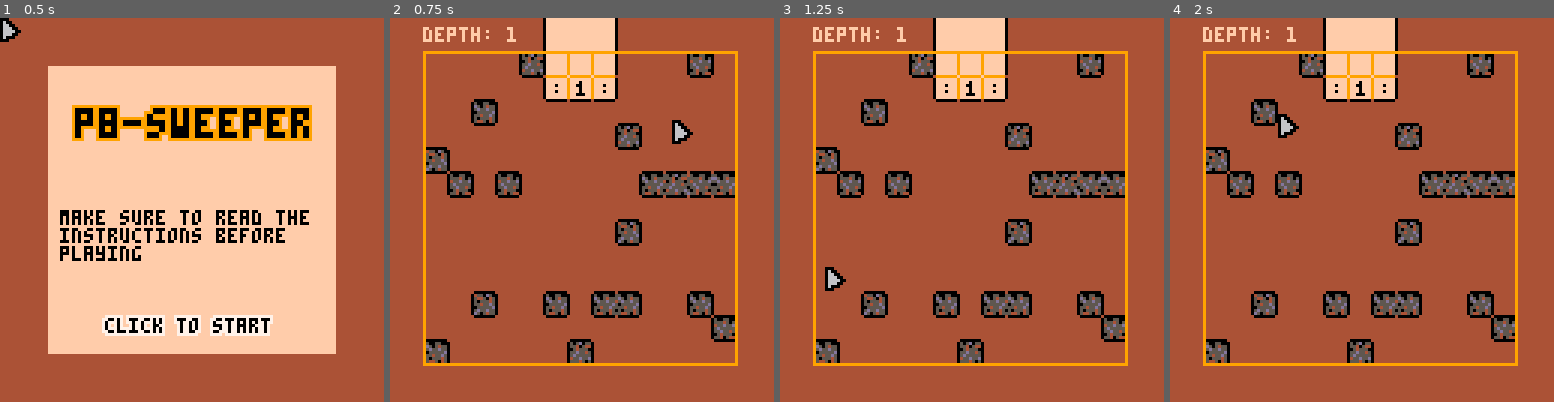
Above: before the commit, frames 1-4 (left to right).
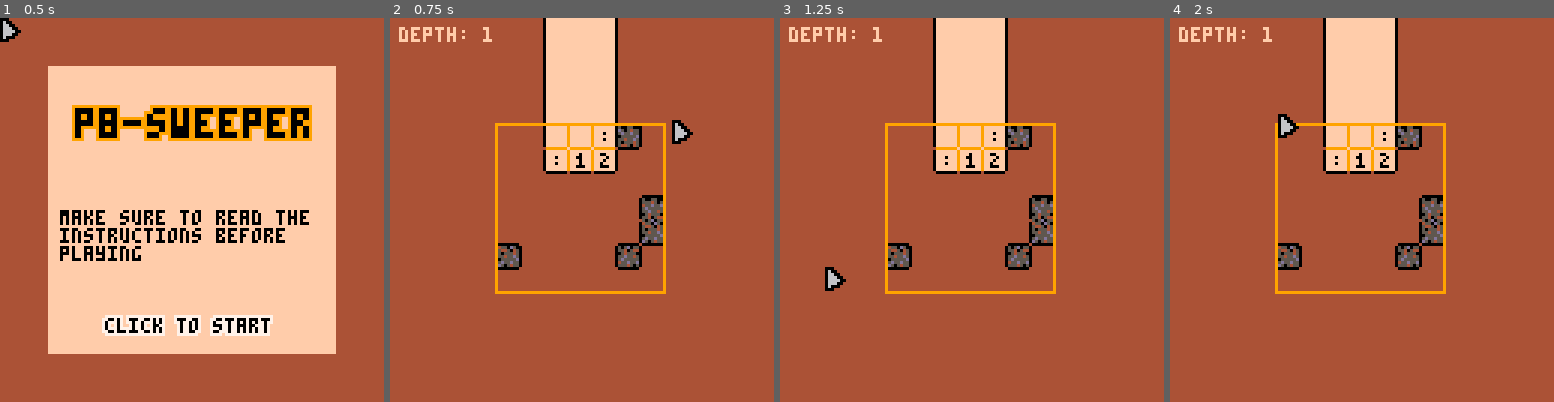
Above: after the commit, the same moments.

Repository: zommerfelds/ldjam57-p8sweeper
Game: PICO-8 cartridge p8sweeper.p8
The game is run twice, just before and just after one commit, with the same random seed, the same clock (stepped at 60 frames per second) and the same inputs.
Inputs (mouse positions are in pixels of both pictures, inside the frame that each line leads up to):
- Up to frame 1 (0.5 s): no input
- Up to frame 2 (0.75 s): click (670, 121) at 0.67 s
- Up to frame 3 (1.25 s): click (826, 267) at 1.22 s
- Up to frame 4 (2 s): click (1277, 114) at 1.77 s

Frame 1 is identical in both runs. In frame 2, 17% of the frame differs, in the area x 2-91%, y 2-91%; in frame 3, 17%; in frame 4, 17%.

Commit message:
Increasing level size

Diff:
--- a/generator.lua
+++ b/generator.lua
@@ -1,12 +1,3 @@
-GRID_WIDTH = 13
-GRID_HEIGHT = 13
-CELL_WIDTH = 8
-CELL_HEIGHT = 8
-GRID_OFFSET_X = (128 - GRID_WIDTH * CELL_WIDTH - 1) / 2
-GRID_OFFSET_Y = (128 - GRID_HEIGHT * CELL_HEIGHT - 1) / 2
-START_X = flr((GRID_WIDTH + 1) / 2)
-START_Y = 1
-
 EMPTY_FIELD = 0
 SOLID_FIELD = 1
 MINE_FIELD = 2
@@ -122,10 +113,19 @@
     return neighbors
 end
 
-function generate_level()
+function generate_level(level)
+    GRID_WIDTH = ({ 7, 7, 9, 9, 11, 11, 13, 13, 14 })[level]
+    GRID_HEIGHT = ({ 7, 8, 9, 10, 11, 12, 13, 13, 13 })[level]
+    CELL_WIDTH = 8
+    CELL_HEIGHT = 8
+    GRID_OFFSET_X = (128 - GRID_WIDTH * CELL_WIDTH - 1) / 2
+    GRID_OFFSET_Y = (128 - GRID_HEIGHT * CELL_HEIGHT - 1) / 2
+    START_X = flr((GRID_WIDTH + 1) / 2)
+    START_Y = 1
+
     reset_grid()
     find_random_path(grid)
-    place_random_mines(grid, 45)
-    place_random_solids(grid, 20)
+    place_random_mines(grid, GRID_WIDTH * GRID_HEIGHT * 0.26)
+    place_random_solids(grid, GRID_WIDTH * GRID_HEIGHT * 0.12)
     neighbor_counts = calculate_neighbors(grid)
 end
--- a/scene_level.lua
+++ b/scene_level.lua
@@ -2,6 +2,8 @@
 PLAYING = 0
 GAME_OVER = 1
 WIN = 2
+
+MAX_LEVEL = 8
 
 function draw_number(grid_x, grid_y, number)
     local fnumber = flr(number)
@@ -41,7 +43,7 @@
     end
 
     if scene == SCENE_LEVEL then
-        generate_level()
+        generate_level(depth)
     end
 end
 
@@ -68,7 +70,11 @@
         return
     elseif win_state == WIN then
         if mouse_state == 1 and my >= 118 then
-            init_level(depth + 1)
+            if depth < MAX_LEVEL then
+                init_level(depth + 1)
+            else
+                depth += 1
+            end
         end
         return
     end
@@ -125,7 +131,7 @@
 function draw_level()
     cls(1)
     rectfill(0, 0, 127, 127, 4)
-    print("depth: " .. depth, GRID_OFFSET_X, 3, 15)
+    print("depth: " .. depth, 3, 3, 15)
 
     rectfill(GRID_OFFSET_X, GRID_OFFSET_Y, GRID_OFFSET_X + GRID_WIDTH * CELL_WIDTH, GRID_OFFSET_Y + GRID_HEIGHT * CELL_HEIGHT, 15)
     rectfill(
@@ -219,13 +225,18 @@
     local blink = ((time() - win_state_time) * 3) % 2 < 1.2
     -- Toggle visibility every 0.5 seconds
     if win_state == WIN and blink then
-        obprint("nice", 48, 55, 7, 0, 2)
-        obprint("keep digging!", 14, 75, 7, 0, 2)
+        if depth <= MAX_LEVEL then
+            obprint("nice", 48, 55, 7, 0, 2)
+            obprint("keep digging!", 14, 75, 7, 0, 2)
+        else
+            obprint("you've done it!", 20, 55, 7, 0, 2)
+            obprint("you've reached the end!", 10, 75, 7, 0, 2)
+        end
     elseif win_state == GAME_OVER and blink then
         obprint("game over!", 25, 55, 7, 0, 2)
     end
 
-    if win_state == WIN then
+    if win_state == WIN and depth <= MAX_LEVEL then
         obprint("click here to continue", 20, 120, 0, 7, 1)
     elseif win_state == GAME_OVER then
         obprint("click here to restart", 20, 120, 0, 7, 1)
